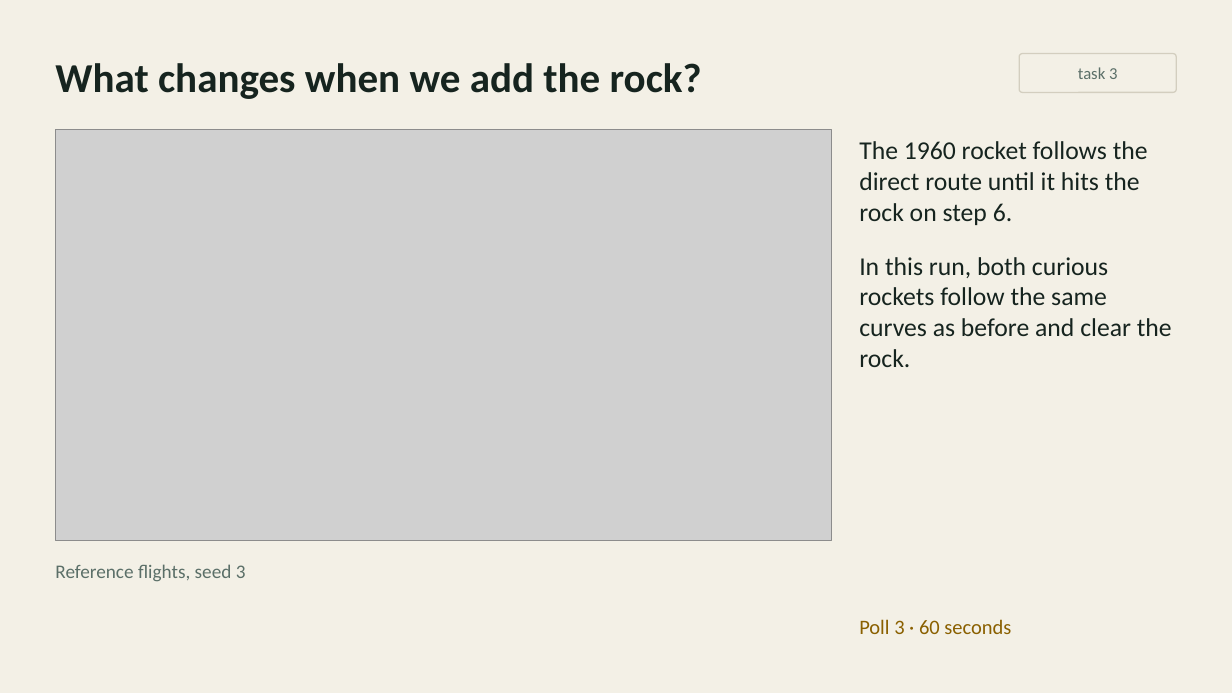
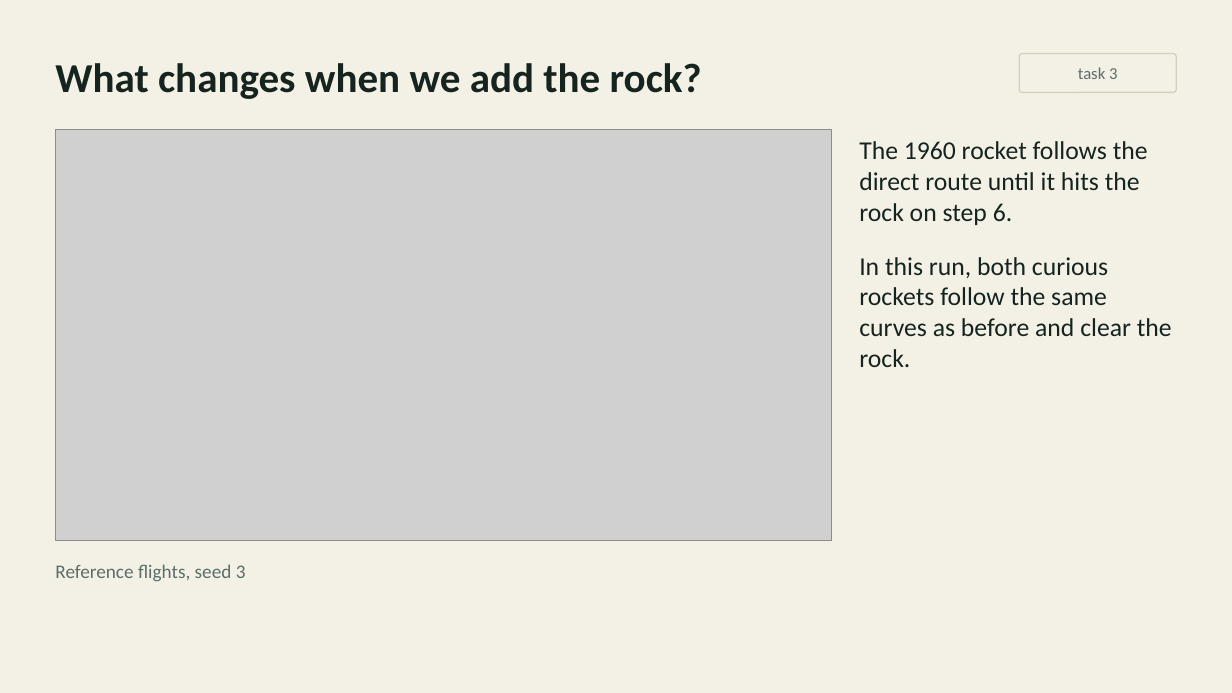
Before and after one commit to inferogenesis/cpomdp-workshop, a slide deck: slide 18 of deck/cpomdp_symposium_2026.pptx (slide 17 before the commit). Drawn at 1232x693 pixels with LibreOffice and Linux fonts; fonts in the diff are those of the drawing; grey boxes stand for pictures. Boxes give left, top, right and bottom in pixels: in the first picture for what was removed or moved away, otherwise in the second. Text is boxed around its words. In the diff, an @@ line names an element or a change of style, - is before the commit and + after.

```diff
--- a/deck/cpomdp_symposium_2026.pptx
+++ b/deck/cpomdp_symposium_2026.pptx
@@ text removed at <box>859,619,1011,634</box> @@
-Poll 3 · 60 seconds
```
Also in this commit, not shown: 5 other slides changed, 2 slides added, 1 slide removed, 14 other files.
